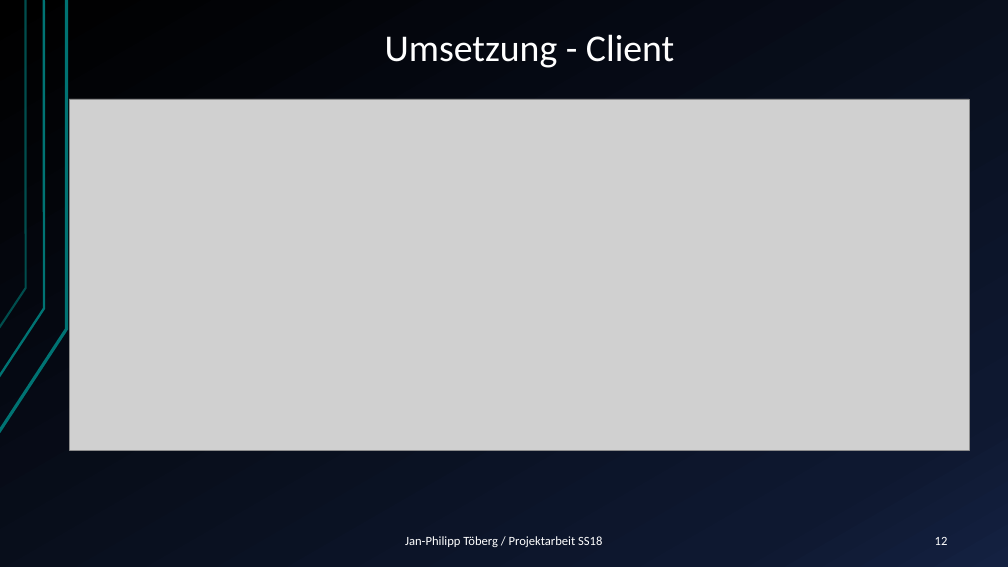
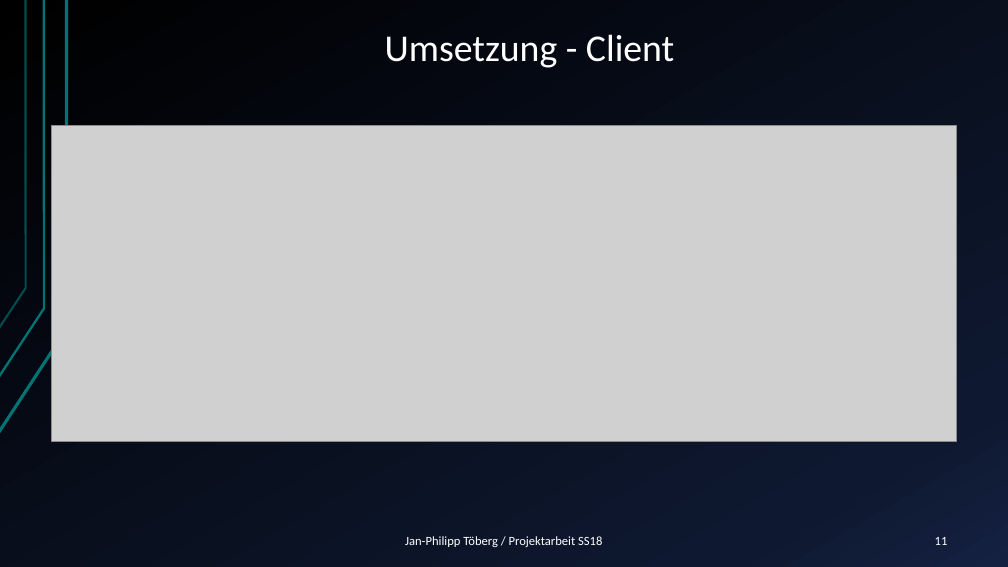
Before and after one commit to Janfiderheld/Drahtloses-Tuerschild-PA, a slide deck: slide 11 of Dokumentation/Kolloquium Janfi.pptx (slide 12 before the commit). Drawn at 1008x567 pixels with LibreOffice and Linux fonts; fonts in the diff are those of the drawing; grey boxes stand for pictures. Boxes give left, top, right and bottom in pixels: in the first picture for what was removed or moved away, otherwise in the second. Text is boxed around its words. In the diff, an @@ line names an element or a change of style, - is before the commit and + after.

```diff
--- a/Dokumentation/Kolloquium Janfi.pptx
+++ b/Dokumentation/Kolloquium Janfi.pptx
@@ picture: place and size @@
-picture at box(70, 99, 969, 451)
+picture at box(51, 126, 957, 441)
@@ page number at box(935, 537, 948, 545): text changed @@
-12
+11
```
Also in this commit, not shown: 10 other slides changed, 1 slide removed, 1 other file.
